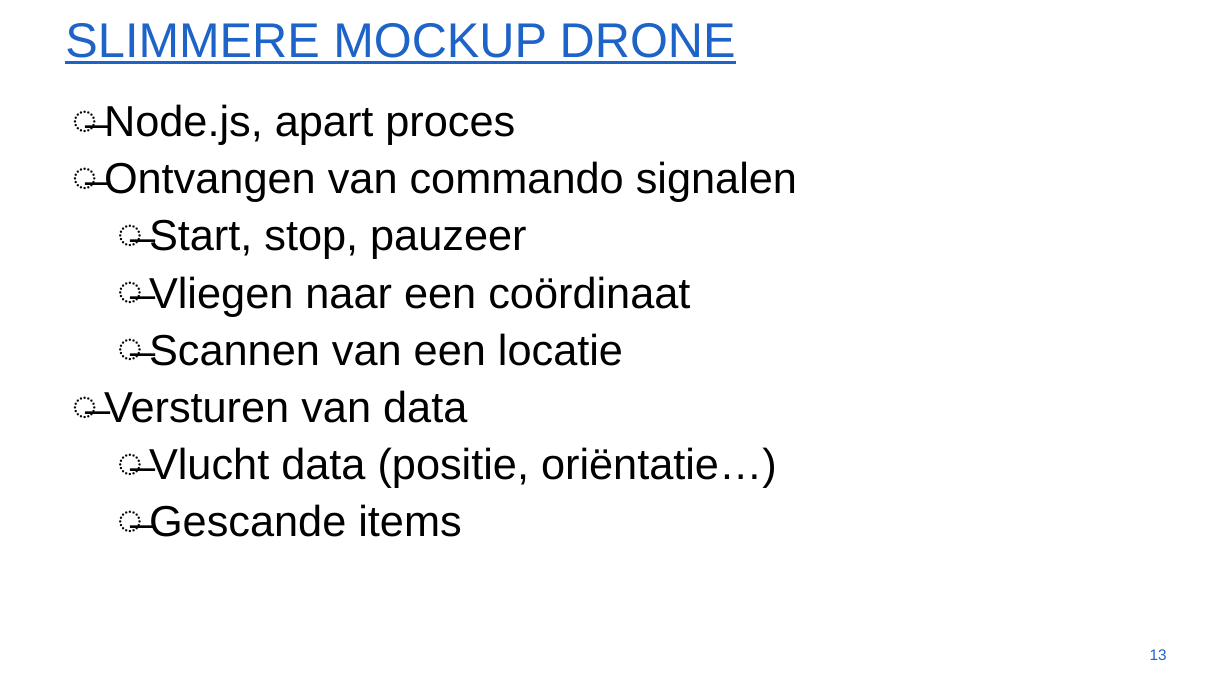
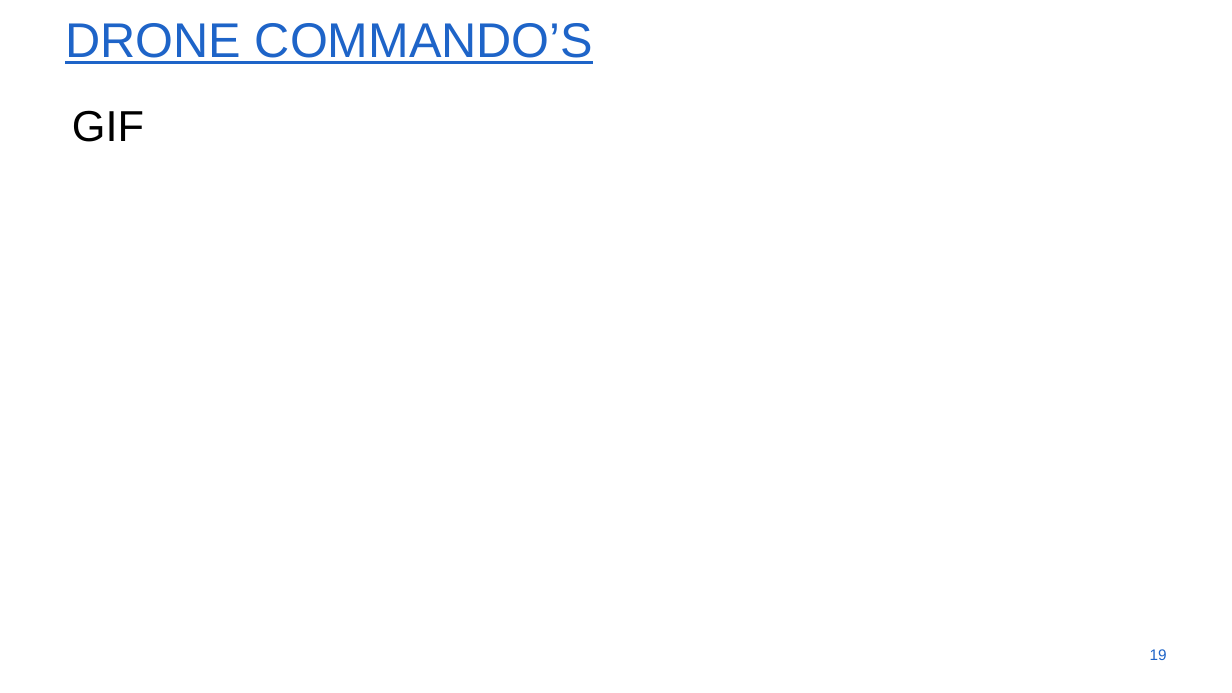
Before and after one commit to WouterStemgee/inventory-management-system-autonomous-drones, a slide deck: slide 19 of presentaties/EindPresentatie.pptx (slide 13 before the commit). Drawn at 1232x693 pixels with LibreOffice and Linux fonts; fonts in the diff are those of the drawing; background and template pictures are left out. Boxes give left, top, right and bottom in pixels: in the first picture for what was removed or moved away, otherwise in the second. Text is boxed around its words. In the diff, an @@ line names an element or a change of style, - is before the commit and + after.

```diff
--- a/presentaties/EindPresentatie.pptx
+++ b/presentaties/EindPresentatie.pptx
@@ title at <box>65,23,593,64</box>: text changed @@
-SLIMMERE MOCKUP DRONE
+DRONE COMMANDO’S
@@ text at <box>72,110,144,142</box>: text changed @@
-̶ Node.js, apart proces
-̶ Ontvangen van commando signalen
-  ̶ Start, stop, pauzeer
-  ̶ Vliegen naar een coördinaat
-  ̶ Scannen van een locatie
-̶ Versturen van data
-  ̶ Vlucht data (positie, oriëntatie…)
-  ̶ Gescande items
+GIF
@@ page number at <box>1150,649,1167,660</box>: text changed @@
-13
+19
```
Also in this commit, not shown: 5 other slides changed, 12 slides added, 6 slides removed.
